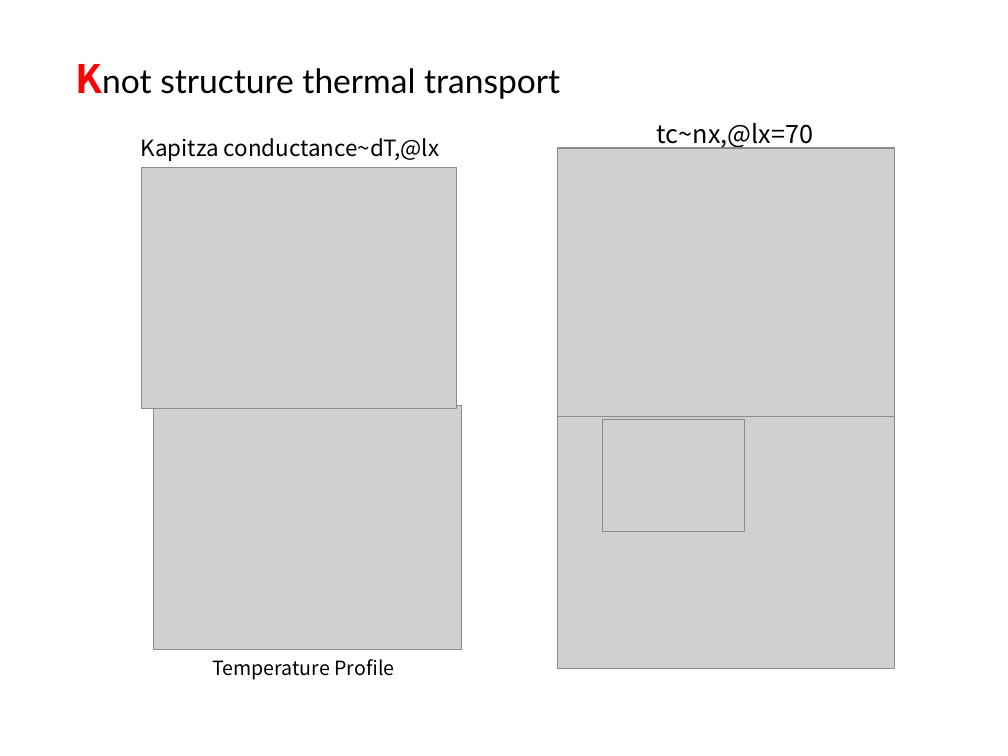
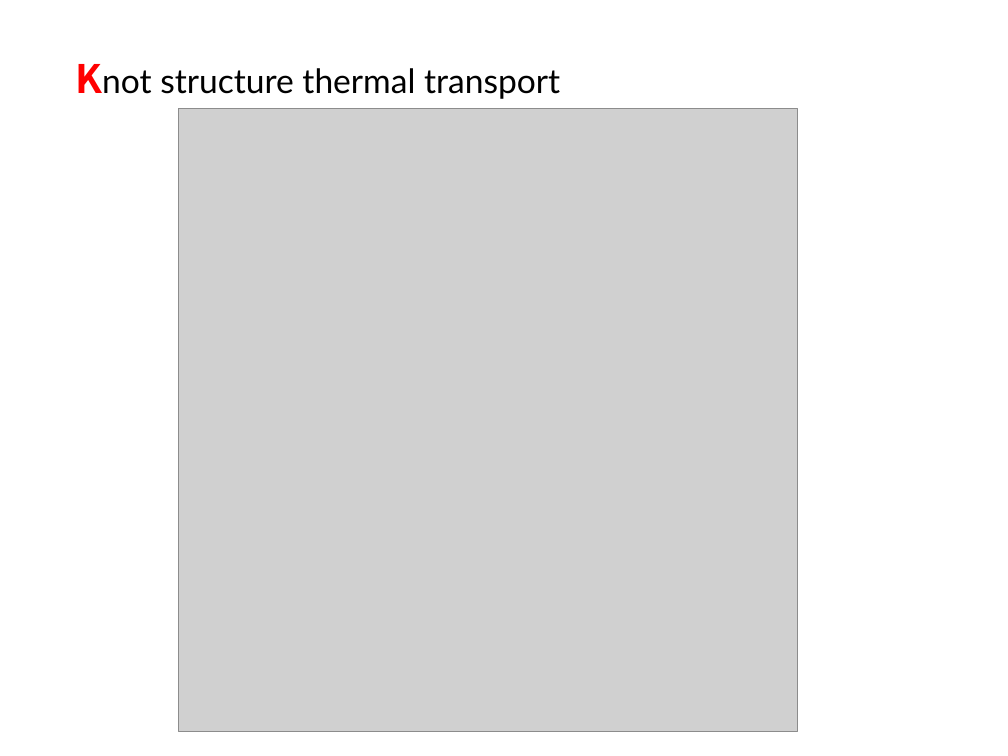
Before and after one commit to vanceeasleaf/paper_knot, a slide deck: slide 9 of paper.pptx. Drawn at 1008x756 pixels with LibreOffice and Linux fonts; fonts in the diff are those of the drawing; grey boxes stand for pictures. Boxes give left, top, right and bottom in pixels: in the first picture for what was removed or moved away, otherwise in the second. Text is boxed around its words. In the diff, an @@ line names an element or a change of style, - is before the commit and + after.

```diff
--- a/paper.pptx
+++ b/paper.pptx
@@ picture added at [178,108,797,731] @@
@@ text removed at [141,138,440,161] @@
-Kapitza conductance~dT,@lx
@@ picture removed at [557,148,895,417] @@
@@ text removed at [657,123,813,149] @@
-tc~nx,@lx=70
@@ picture removed at [142,167,457,409] @@
@@ picture removed at [154,406,462,650] @@
@@ picture removed at [557,405,895,669] @@
@@ picture removed at [603,420,744,531] @@
@@ text removed at [212,659,395,680] @@
-Temperature Profile
```
Also in this commit, not shown: 4 other slides changed, 15 other files.
